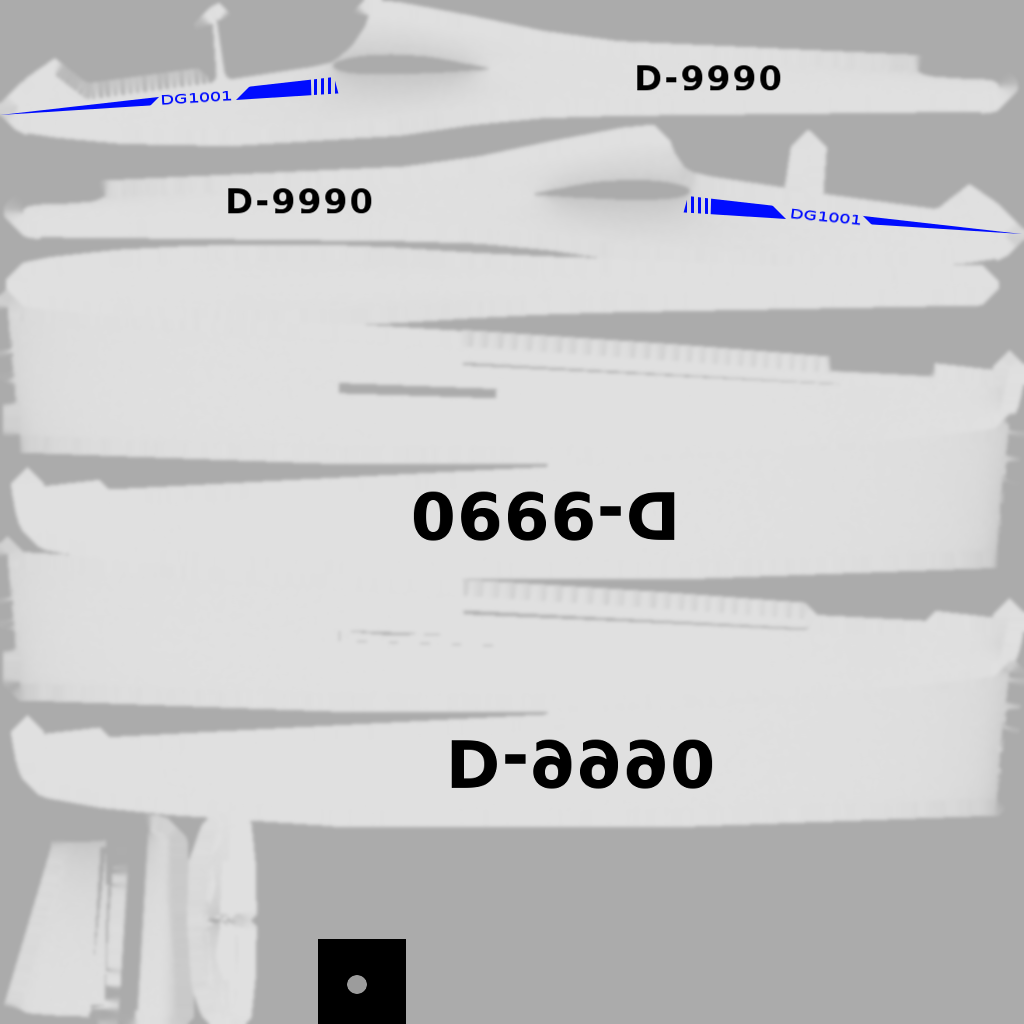
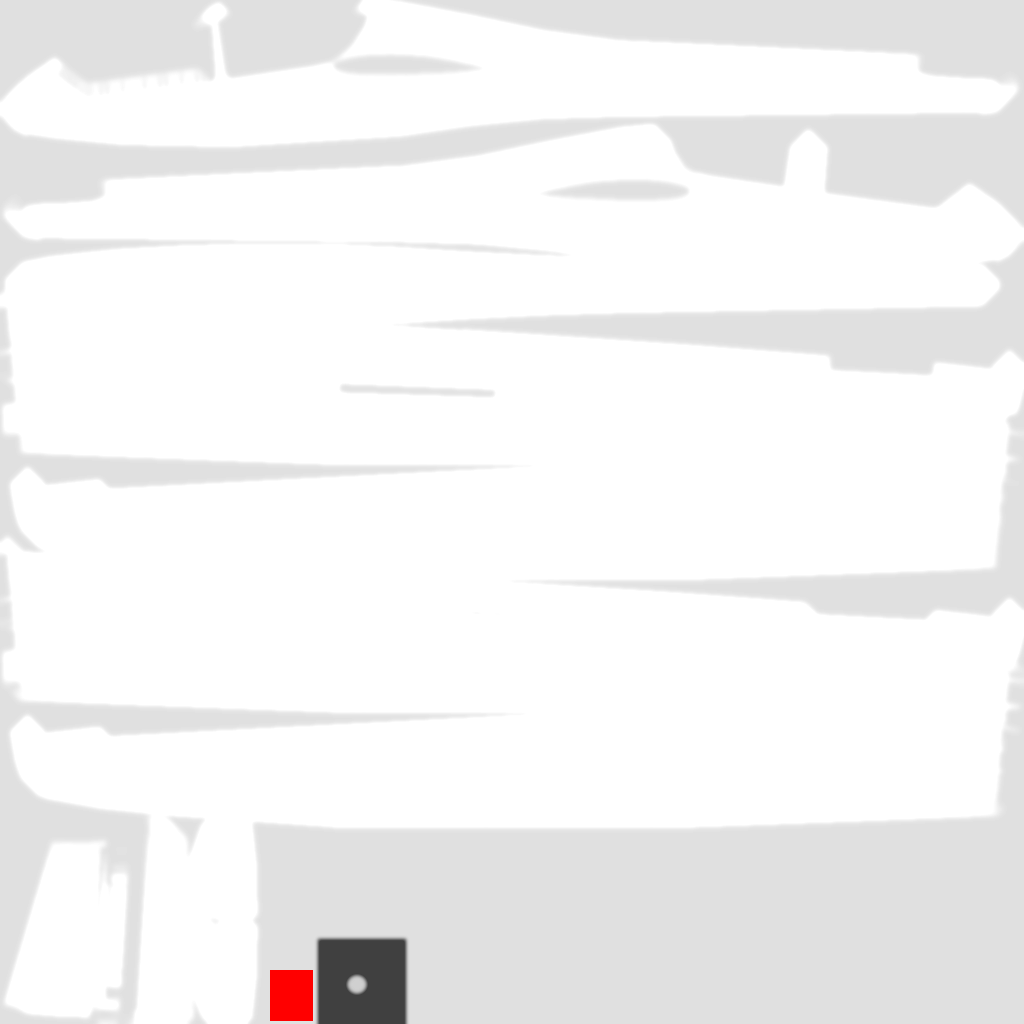
Before/after of a 1024×1024 layered artwork. What changed in the layer stack:
hid "livery" over 0, 64, 1022, 789
added layer "red" above "dg1001.png" over 270, 970, 313, 1021
"dg1001.png": opacity 100% → 75%, painted on it over 0, 0, 1024, 1024
added layer "white" over 0, 0, 1024, 1024
